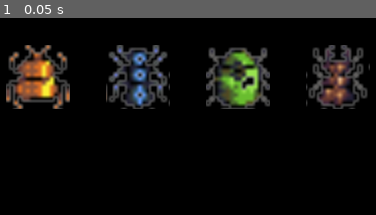
Above: before the commit, frame 1.
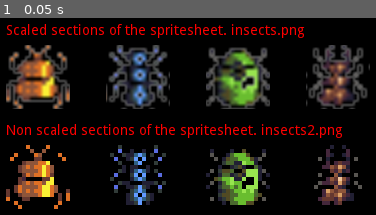
Above: after the commit, the same moment.

Repository: Pakz001/Godot-Examples
Game: Godot game, scene res://World.tscn
Two runs of this game, one before a commit and one after it. Both use one fixed random seed, a clock stepped at 60 frames per second and the inputs below.
Inputs:
- Up to frame 1 (0.05 s): no input

The runs differ from the first frame. In frame 1, 12% of the frame differs, in the area x 1-97%, y 3-97%.

Commit message:
Add files via upload

Diff:
--- a/getting_started/DrawTextureRectRegion/World.gd
+++ b/getting_started/DrawTextureRectRegion/World.gd
@@ -1,7 +1,15 @@
 extends Node2D
 
+# Here we create images and imagetextures.
 var pic = Image.new()
 var pictex = ImageTexture.new()
+
+var pic2 = Image.new()
+var pictex2 = ImageTexture.new()
+
+
+# This is for our font.
+var default_font
 
 # Declare member variables here. Examples:
 # var a = 2
@@ -12,16 +20,27 @@
 func _ready():
 	pic.load("res://insects.png")
 	pictex.create_from_image(pic)
+	pic2.load("res://insects2.png")
+	pictex2.create_from_image(pic2)
+	default_font = Control.new().get_font("font")
 	#pass # Replace with function body.
 
 func _draw():
+
+	# draw the scaled textures sections (insects.png)
 	draw_rect ( Rect2(Vector2(0,0),Vector2(648,480)), Color(0,0,0,1), true, 1.0, false )
 	draw_texture_rect_region(pictex,Rect2(Vector2(100,100),Vector2(64,64)),Rect2(Vector2(0,0),Vector2(16,16)))
 	draw_texture_rect_region(pictex,Rect2(Vector2(200,100),Vector2(64,64)),Rect2(Vector2(16,0),Vector2(16,16)))
 	draw_texture_rect_region(pictex,Rect2(Vector2(300,100),Vector2(64,64)),Rect2(Vector2(32,0),Vector2(16,16)))
 	draw_texture_rect_region(pictex,Rect2(Vector2(400,100),Vector2(64,64)),Rect2(Vector2(48,0),Vector2(16,16)))
+	draw_string(default_font, Vector2(100,90), "Scaled sections of the spritesheet. insects.png", Color.red)
 
-
+	# draw the non scaled texture sections (insects2.png)
+	draw_texture_rect_region(pictex2,Rect2(Vector2(100,200),Vector2(64,64)),Rect2(Vector2(0,0),Vector2(64,64)))
+	draw_texture_rect_region(pictex2,Rect2(Vector2(200,200),Vector2(64,64)),Rect2(Vector2(64,0),Vector2(64,64)))
+	draw_texture_rect_region(pictex2,Rect2(Vector2(300,200),Vector2(64,64)),Rect2(Vector2(128,0),Vector2(64,64)))
+	draw_texture_rect_region(pictex2,Rect2(Vector2(400,200),Vector2(64,64)),Rect2(Vector2(192,0),Vector2(64,64)))
+	draw_string(default_font, Vector2(100,190), "Non scaled sections of the spritesheet. insects2.png", Color.red)
 
 # Called every frame. 'delta' is the elapsed time since the previous frame.
 #func _process(delta):
Binary file added: getting_started/DrawTextureRectRegion/insects2.png
Not shown, added: getting_started/DrawTextureRectRegion/insects2.png.import
